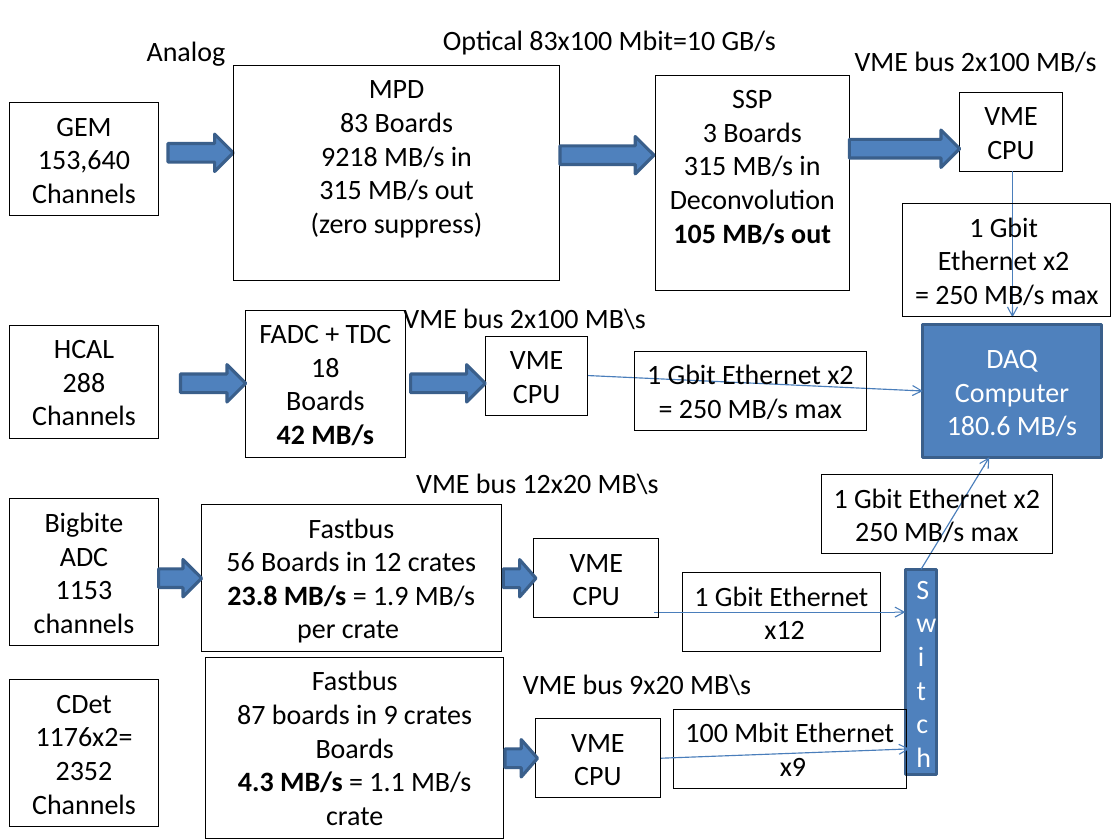
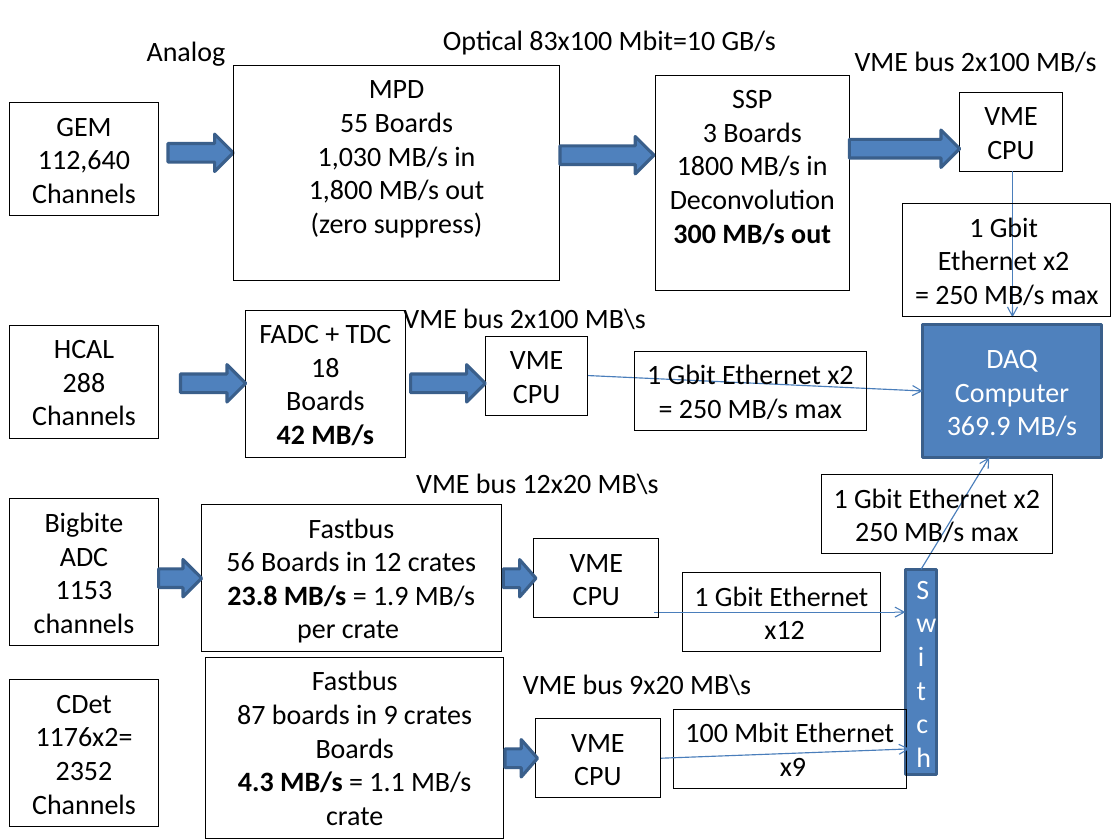
Before and after one commit to bmoffit/sbsdaq, a slide deck: slide 10 of 2015_DOE_Review/Dataflow.pptx (slide 11 before the commit). Drawn at 1120x840 pixels with LibreOffice and Linux fonts; fonts in the diff are those of the drawing. Boxes give left, top, right and bottom in pixels: in the first picture for what was removed or moved away, otherwise in the second. Text is boxed around its words. In the diff, an @@ line names an element or a change of style, - is before the commit and + after.

```diff
--- a/2015_DOE_Review/Dataflow.pptx
+++ b/2015_DOE_Review/Dataflow.pptx
@@ text in rectangle at [309,112,484,203]: text changed @@
-83 Boards
-9218 MB/s in
-315 MB/s out
+55 Boards
+1,030 MB/s in
+1,800 MB/s out
@@ text in rectangle at [38,150,130,173]: text changed @@
-153,640
+112,640
@@ text in rectangle at [677,155,827,177]: text changed @@
-315 MB/s in
+1800 MB/s in
@@ text in rectangle at [673,223,831,245]: text changed @@
-105 MB/s out
+300 MB/s out
@@ text in rectangle at [947,415,1077,436]: text changed @@
-180.6 MB/s
+369.9 MB/s
```
Also in this commit, not shown: 6 other slides changed, 1 slide added, 1 slide removed, 1 other file.
